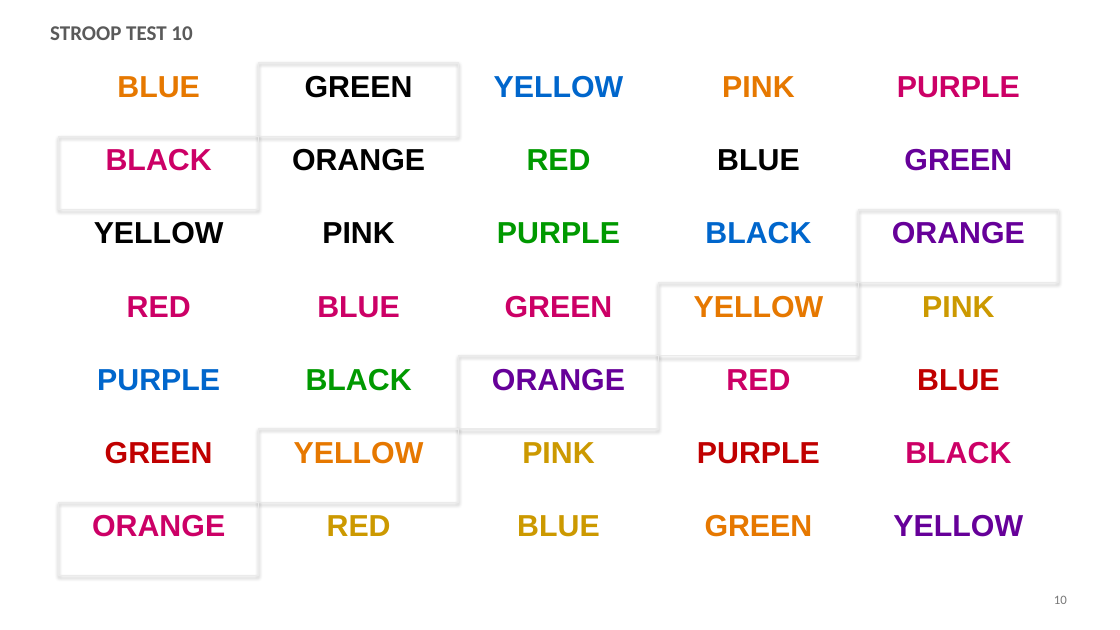
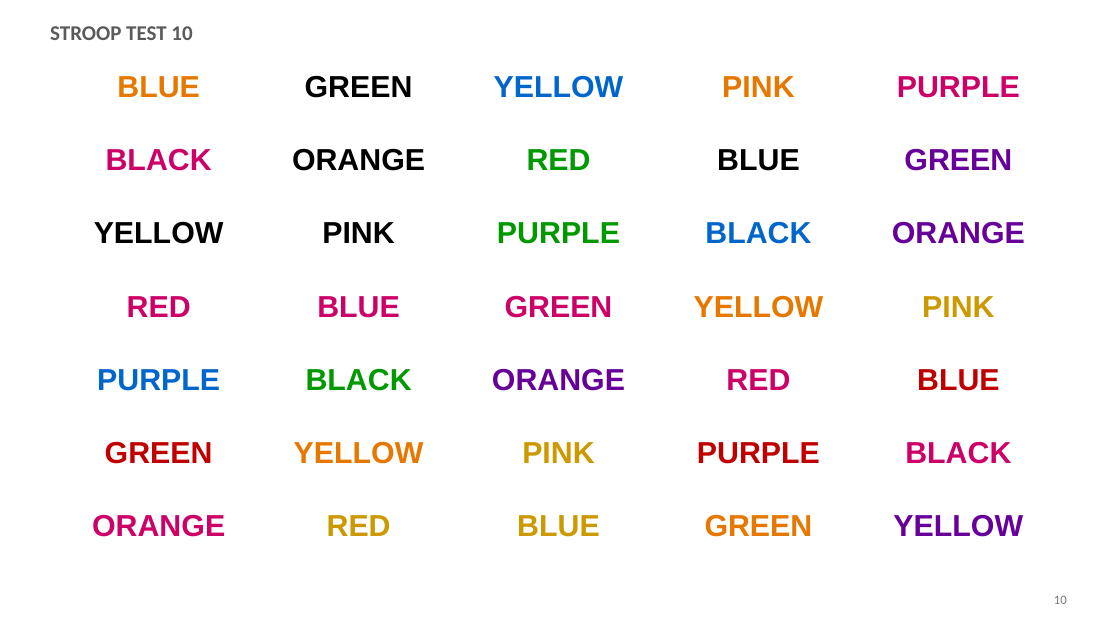
Before and after one commit to ShubhamP37048/Socket-Programming, a slide deck: slide 10 of docs/stroop-test-30-slides.pptx. Drawn at 1120x630 pixels with LibreOffice and Linux fonts; fonts in the diff are those of the drawing. Boxes give left, top, right and bottom in pixels: in the first picture for what was removed or moved away, otherwise in the second. Text is boxed around its words. In the diff, an @@ line names an element or a change of style, - is before the commit and + after.

```diff
--- a/docs/stroop-test-30-slides.pptx
+++ b/docs/stroop-test-30-slides.pptx
@@ rectangle removed at (x1=259, y1=63, x2=459, y2=136) @@
@@ rectangle removed at (x1=59, y1=136, x2=259, y2=209) @@
@@ rectangle removed at (x1=859, y1=209, x2=1059, y2=282) @@
@@ rectangle removed at (x1=659, y1=282, x2=859, y2=355) @@
@@ rectangle removed at (x1=459, y1=356, x2=659, y2=429) @@
@@ rectangle removed at (x1=259, y1=429, x2=459, y2=502) @@
@@ rectangle removed at (x1=59, y1=502, x2=259, y2=576) @@
```
Also in this commit, not shown: 29 other slides changed, 1 other file.
